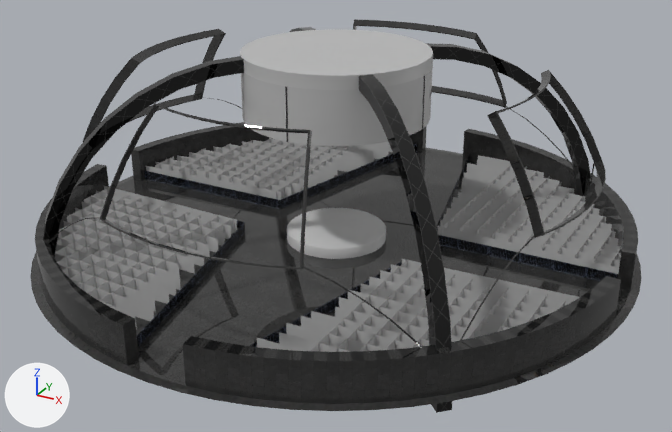
Renders of the FBX model Assets/Xana Environments Data/Xana Summit/Xana Festival/New-Stage/NewStage.fbx from each side of a commit.
The view is the same before and after, from a 50 mm camera at (32.9, -59.9, 32.9) aimed at (0.9, -1.6, 3.8). The axes (+X, +Y, +Z) are drawn at lower left. The lights are the same throughout. Where no turn or scale is listed for an object, it has been applied to the vertices.

Script lines for the objects in view, before the commit:
```python
ob_box006 = bpy.data.objects.new('Box006', me_mesh_006)
ob_box006.location = (0.0, 0.0, -0.06)
ob_box010 = bpy.data.objects.new('Box010', me_mesh_007)
ob_box010.location = (0.0, 0.0, 11.39)
ob_cylinder001 = bpy.data.objects.new('Cylinder001', me_mesh_002)
ob_cylinder001.location = (0.0, 0.0, 1.02)
ob_floor = bpy.data.objects.new('Floor', me_mesh_008)
ob_floor.location = (0.0, 0.0, 1.02)
ob_line001 = bpy.data.objects.new('Line001', me_mesh)
ob_line001.location = (0.11, -0.07, 1.55)
ob_object007 = bpy.data.objects.new('Object007', me_mesh_009)
ob_object007.location = (0.0, 0.0, 0.0)
ob_stage001 = bpy.data.objects.new('Stage001', me_mesh_004)
ob_stage001.location = (0.0, 0.0, 15.39)
# also in view: 'pp' at (0.0, 0.0, 1.8); 'Stage' at (0.0, 0.0, 1.5); 'Stage002' at (0.0, 0.0, 13.4)
```
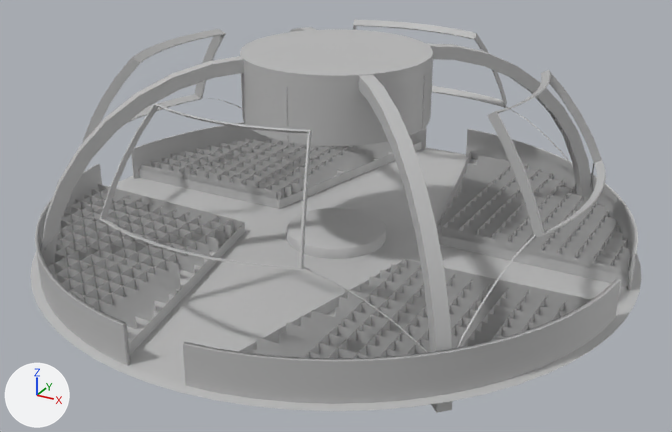
Where the change shows, as pixel boxes (x1, y1, x2, y2) in the pictures (672 x 432 px; the box of a moved part takes in the faces that stretch with it):
'Floor', surface changed: (30, 148, 642, 411) in both
'Cylinder001', surface changed, reshaped (black to grey): (35, 122, 638, 404) in both
'Box006', surface changed (black to grey): (41, 27, 592, 413) in both
'Object007', surface changed (black to grey): (43, 19, 606, 353) in both
'Line001', surface changed (black to grey): (129, 142, 629, 355) in both
'Box010', surface changed: (285, 76, 425, 142) in both
part 1 of me_mesh_002, moved or reshaped: (35, 122, 638, 366) in both

The change, as a list of edits to the scene's bpy script:
```text
Change mat_festival_cutout_1:
    remove mat_festival_cutout_1.texture = img_festivalcutout_png
    add mat_festival_cutout_1.base_color = (0.5, 0.5, 0.5)  # grey #bcbcbc
    mat_festival_cutout_1.roughness: 0.0 -> 0.553
Change mat_kb3d_oas_sidewalkrectwhitebig_19__218352_diffuse___copy:
    remove mat_kb3d_oas_sidewalkrectwhitebig_19__218352_diffuse___copy.texture = img_kb3d_oas_sidewalkrectwhitebig_19__218352_diffuse___copy_png
    add mat_kb3d_oas_sidewalkrectwhitebig_19__218352_diffuse___copy.base_color = (0.5, 0.5, 0.5)  # grey #bcbcbc
    mat_kb3d_oas_sidewalkrectwhitebig_19__218352_diffuse___copy.roughness: 0.0 -> 0.553
Change me_mesh_002:
    where me_mesh_002.from_pydata(...)  # 240 vertices, 232 faces; spans x -22.9..22.9, y -22.9..22.9, z 0.0..3.0
    used by ob_cylinder001; location = (0.0, 0.0, 1.02)
    me_mesh_002 part 1: 120 of the vertices in x -21.9..21.9, y -21.9..21.9, z 0.0..3.0 are scaled about their middle by (1.03, 1.03, 1)
```
